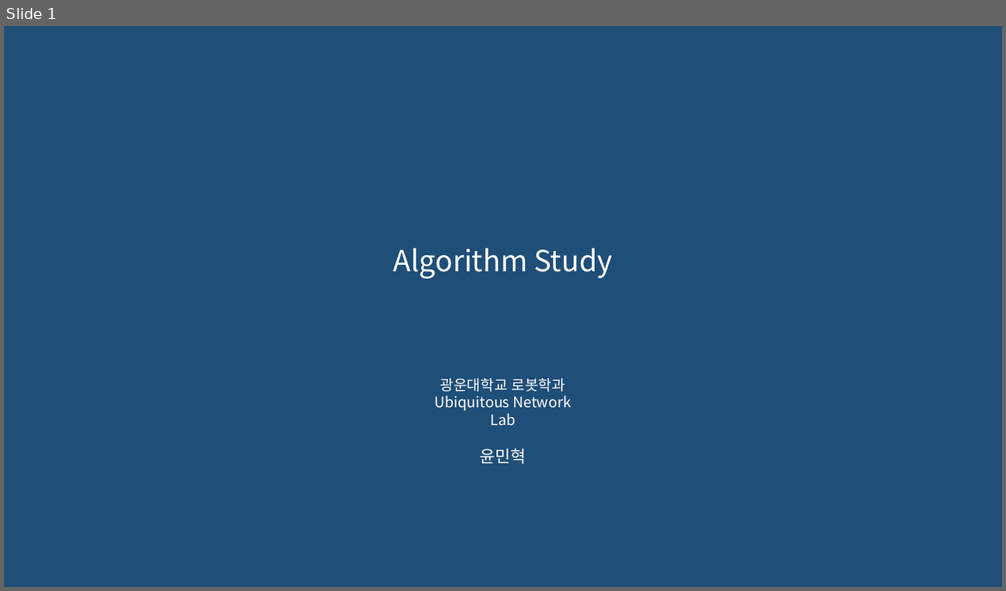
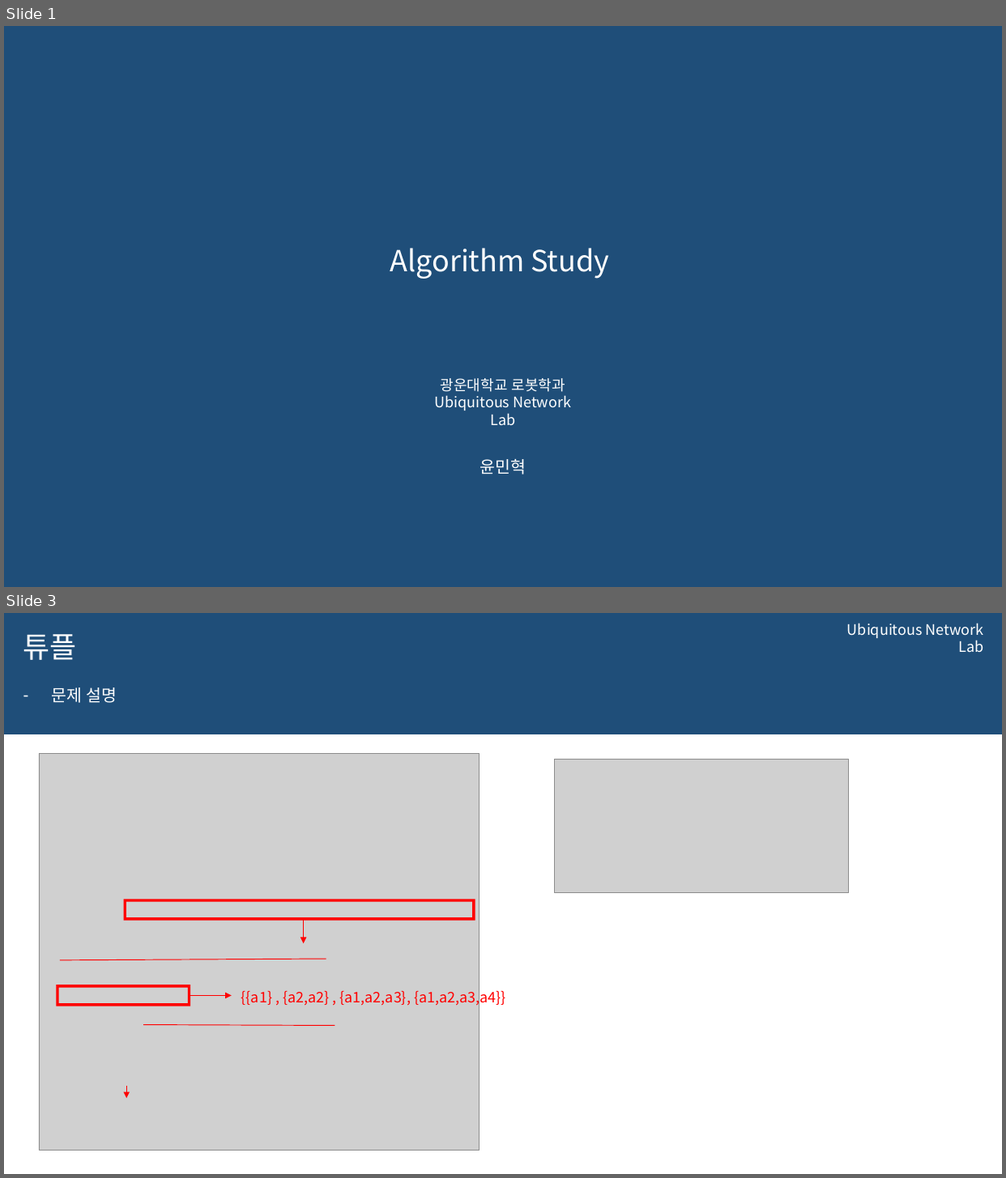
Before and after one commit to 0913ktg/Algorithm_Study, a slide deck: week_4/ppt/MinhyeokYun.pptx. Shown one above the other, each under a label of ours: slide 1 before the commit, slides 1 and 3 after it; the slides between them are not shown. The pictures are 1006x591 and 1006x1178 pixels, drawn with LibreOffice and Linux fonts; fonts in the diff are those of the drawing; grey boxes stand for pictures; background and template pictures are left out. Boxes give left, top, right and bottom in pixels: in the first picture for what was removed or moved away, otherwise in the second. Text is boxed around its words. In the diff, an @@ line names an element or a change of style, - is before the commit and + after.

```diff
--- a/week_4/ppt/MinhyeokYun.pptx
+++ b/week_4/ppt/MinhyeokYun.pptx
@@ slide 3 added at <box>4,613,1002,1174</box>, background #FFFFFF @@
@@ rectangle added at <box>4,613,1002,735</box>, fill #1F4E79 @@
@@ title added at <box>23,634,77,660</box>, 28 pt, text #FFFFFF @@
+튜플
@@ text added at <box>847,623,984,652</box>, 14 pt, text #FFFFFF @@
+Ubiquitous Network Lab
@@ text added at <box>51,688,117,703</box>, 16 pt, text #FFFFFF @@
+– 문제 설명
@@ picture added at <box>39,754,479,1151</box> @@
@@ picture added at <box>554,759,849,893</box> @@
@@ frame added at <box>124,899,475,920</box>, fill #FF0000 @@
@@ arrow added from (304, 920) to (304, 944), #FF0000 0.75 pt @@
@@ line added from (59, 960) to (326, 959), #FF0000 0.75 pt @@
@@ frame added at <box>57,985,190,1006</box>, fill #FF0000 @@
@@ arrow added from (190, 995) to (232, 995), #FF0000 0.75 pt @@
@@ text added at <box>241,988,506,1007</box>, 14 pt, text #FF0000 @@
+{{a1} , {a2,a2} , {a1,a2,a3}, {a1,a2,a3,a4}}
@@ line added from (143, 1024) to (335, 1025), #FF0000 0.75 pt @@
@@ arrow added from (127, 1086) to (127, 1099), #FF0000 0.75 pt @@
@@ slide 1 changed as well @@
@@ title "Algorithm Study": place and size @@
-title "Algorithm Study" at <box>394,248,613,279</box>
+title "Algorithm Study" at <box>390,248,610,279</box>
@@ subtitle "윤민혁": place and size @@
-subtitle "윤민혁" at <box>480,449,526,464</box>
+subtitle "윤민혁" at <box>480,459,526,475</box>
```
Also in this commit, not shown: 1 other slide changed, 4 other slides added, 5 slides removed, 1 other file.
